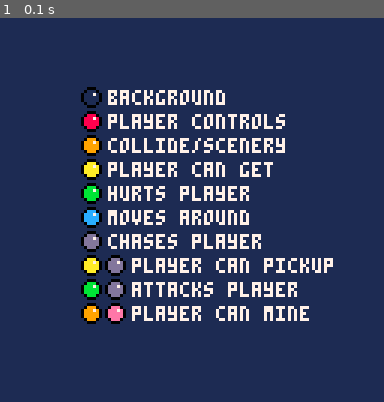
Above: before the commit, frame 1.
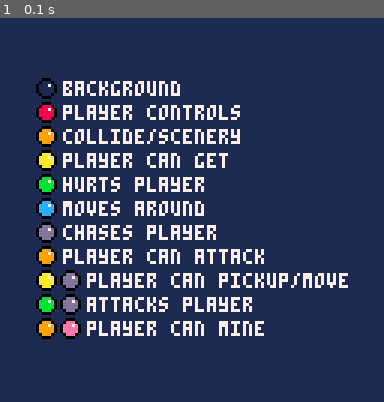
Above: after the commit, the same moment.

Repository: Powersaurus/flutton
Game: PICO-8 cartridge instructions.p8
Two runs of this game, one before a commit and one after it. Both use one fixed random seed, a clock stepped at 60 frames per second and the inputs below.
Inputs:
- Up to frame 1 (0.1 s): no input

The runs differ from the first frame. In frame 1, 20% of the frame differs, in the area x 9-91%, y 15-84%.

Commit message:
Updated instructions with attacking behaviour

Diff:
--- a/instructions.p8
+++ b/instructions.p8
@@ -3,18 +3,24 @@
 __lua__
 function _draw()
  cls(1)
- x,y=30,16
+ x,y=15,13
 
- instruction(x,y+10,{1},"background")
- instruction(x,y+18,{8},"player controls")
- instruction(x,y+26,{9},"collide/scenery")
- instruction(x,y+34,{10},"player can get")
- instruction(x,y+42,{11},"hurts player")
- instruction(x,y+50,{12},"moves around")
- instruction(x,y+58,{13},"chases player")
- instruction(x,y+66,{10,13},"player can pickup")
- instruction(x,y+74,{11,13},"attacks player")
- instruction(x,y+82,{9,14},"player can mine")
+ instructions={
+  {{1},"background"},
+  {{8},"player controls"},
+  {{9},"collide/scenery"},
+  {{10},"player can get"},
+  {{11},"hurts player"},
+  {{12},"moves around"},
+  {{13},"chases player"},
+  {{9},"player can attack"},
+  {{10,13},"player can pickup/move"},
+  {{11,13},"attacks player"},
+  {{9,14},"player can mine"}
+ }
+ for j,i in pairs(instructions) do
+  instruction(x,y+j*8+2,i[1],i[2])
+ end
 end
 function instruction(x,y,c,msg)
  for _,l in pairs(c) do
Not shown, changed: README.md
Not shown, changed: instructions.png
